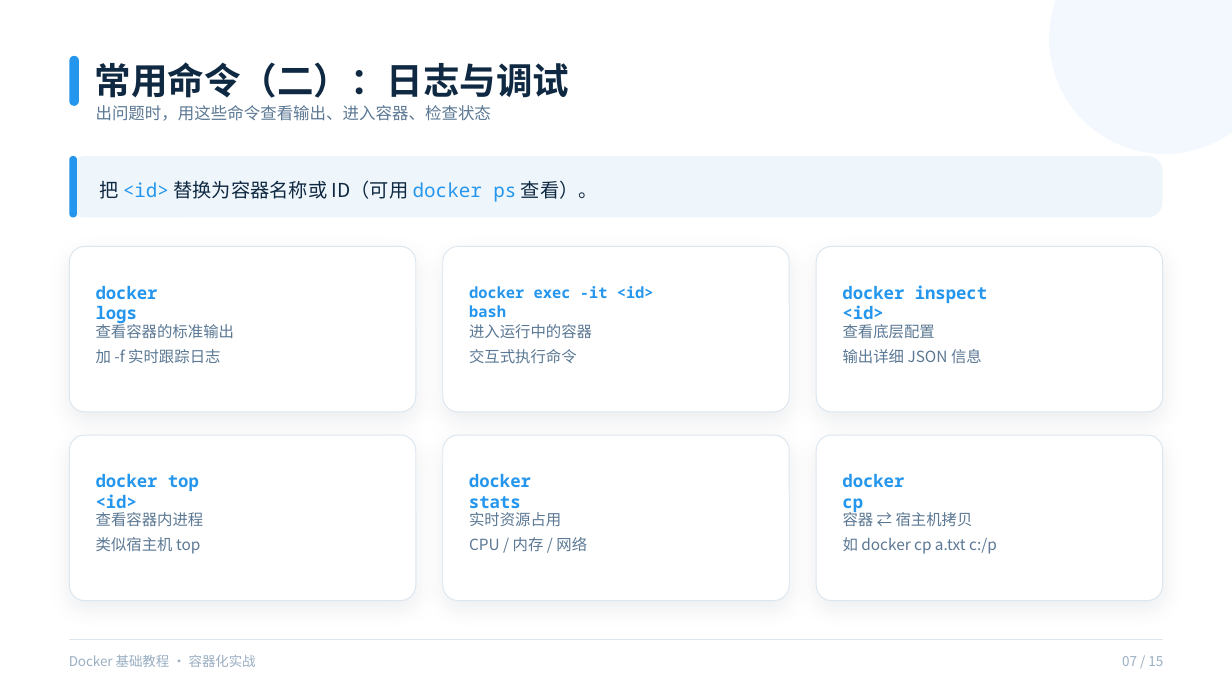
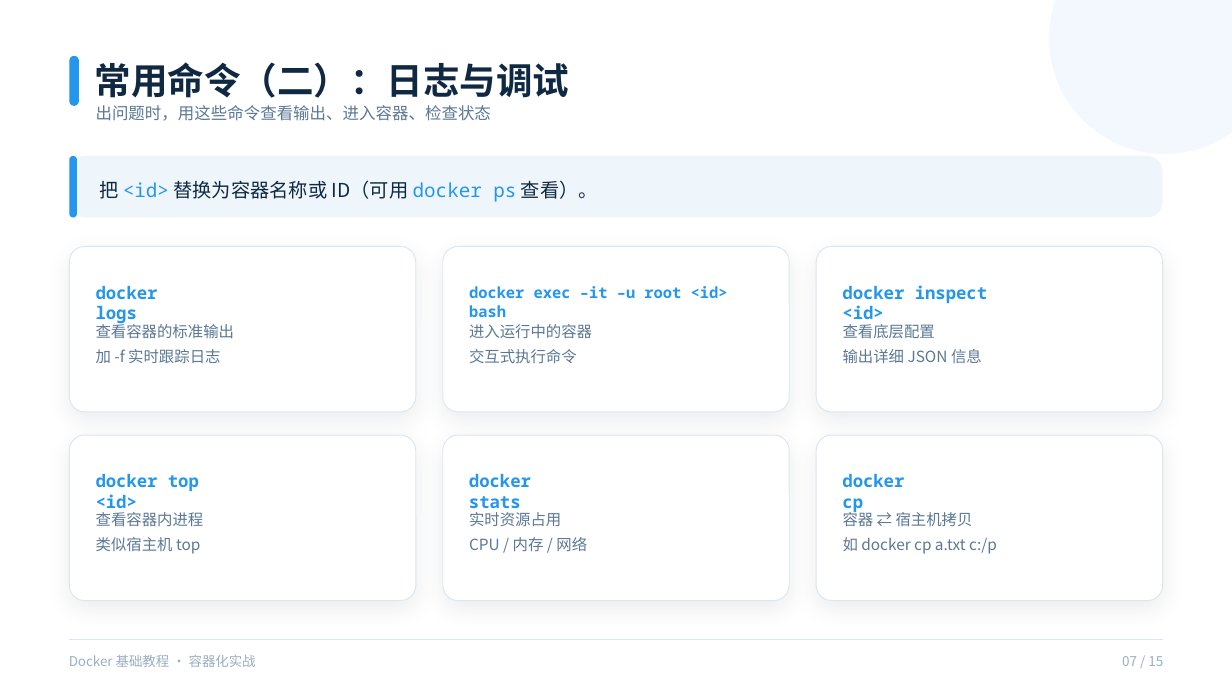
Before and after one commit to youareapigjkjkhhkhj/chzuagentcourse, a slide deck: slide 7 of course/技术文档/docker-compose.pptx. Drawn at 1232x693 pixels with LibreOffice and Linux fonts; fonts in the diff are those of the drawing. Boxes give left, top, right and bottom in pixels: in the first picture for what was removed or moved away, otherwise in the second. Text is boxed around its words. In the diff, an @@ line names an element or a change of style, - is before the commit and + after.

```diff
--- a/course/技术文档/docker-compose.pptx
+++ b/course/技术文档/docker-compose.pptx
@@ text at (469,286,728,317): text changed @@
-docker exec -it <id> bash
+docker exec –it –u root <id> bash
```
Also in this commit, not shown: 58 other files.
